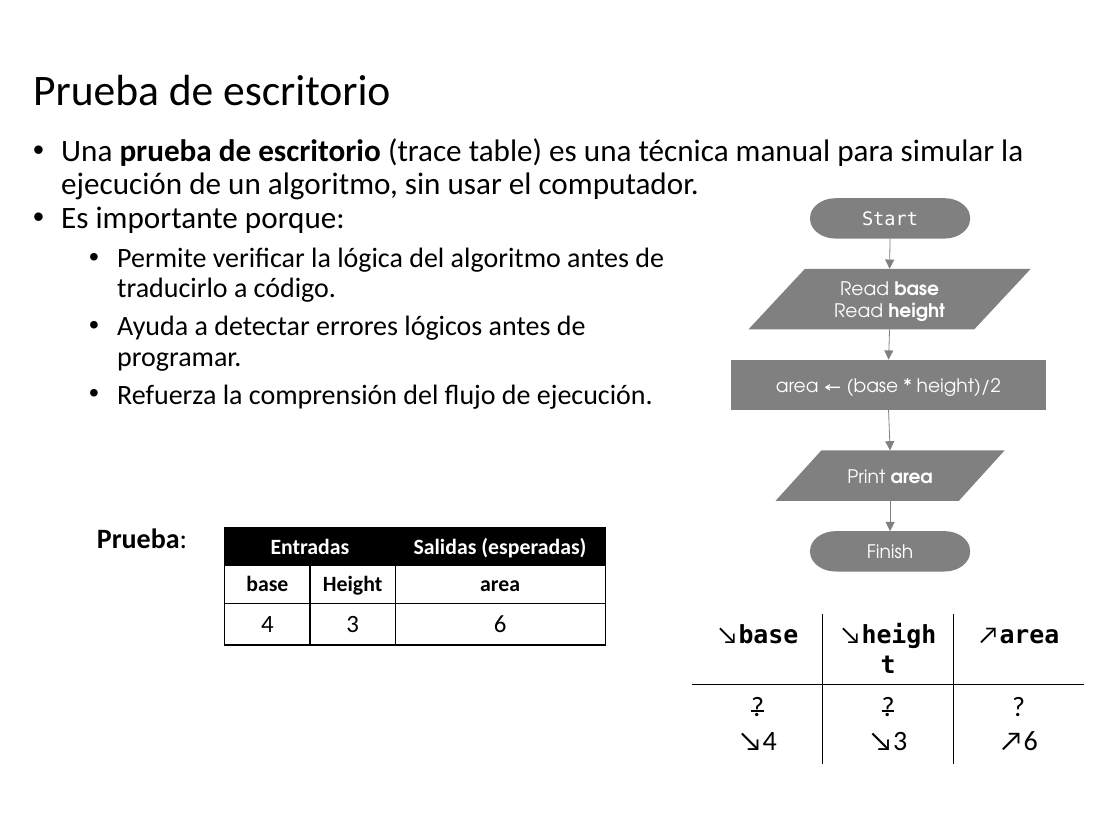
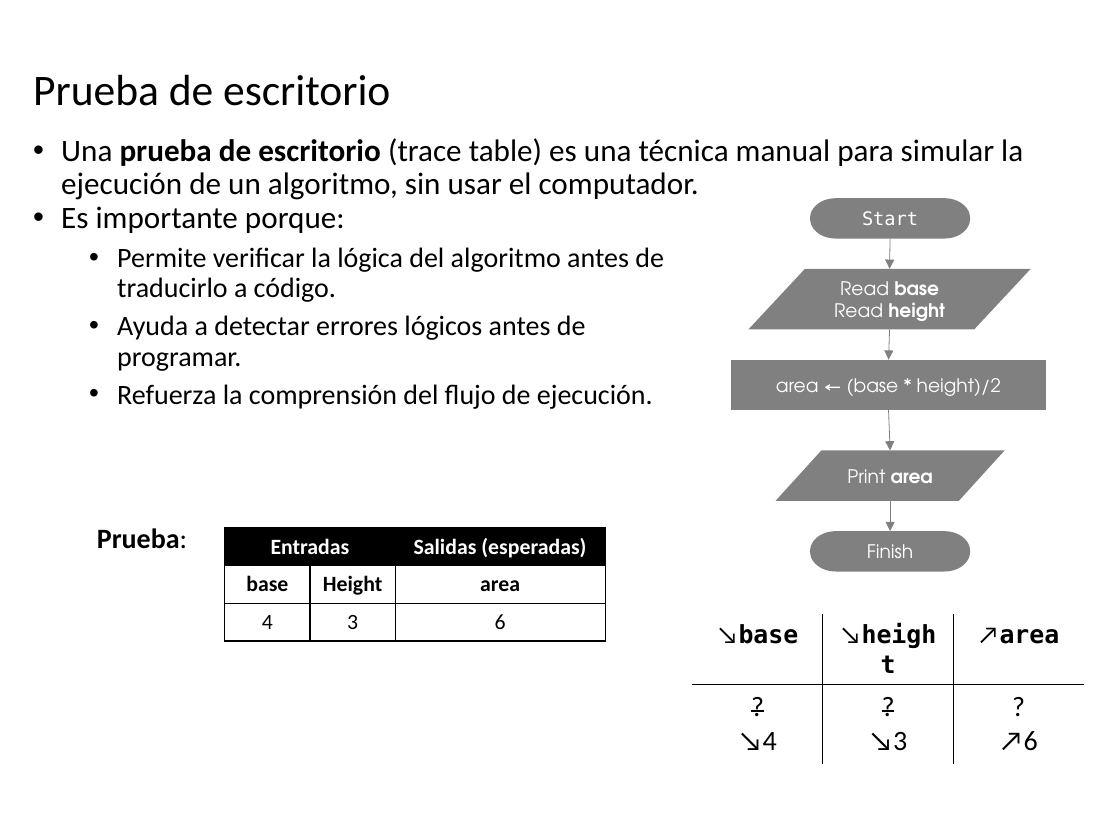
Before and after one commit to algoritmos-UdeA/logica1-20262, a slide deck: slide 31 of clases/2/clase-02.pptx. Drawn at 1120x840 pixels with LibreOffice and Linux fonts; fonts in the diff are those of the drawing. Boxes give left, top, right and bottom in pixels: in the first picture for what was removed or moved away, otherwise in the second. Text is boxed around its words. In the diff, an @@ line names an element or a change of style, - is before the commit and + after.

```diff
--- a/clases/2/clase-02.pptx
+++ b/clases/2/clase-02.pptx
@@ table at (225,528,606,640) @@
@@ size 16 to 14 pt in "4", "3", "6" @@
```
Also in this commit, not shown: 8 other slides changed, 1 other file.
